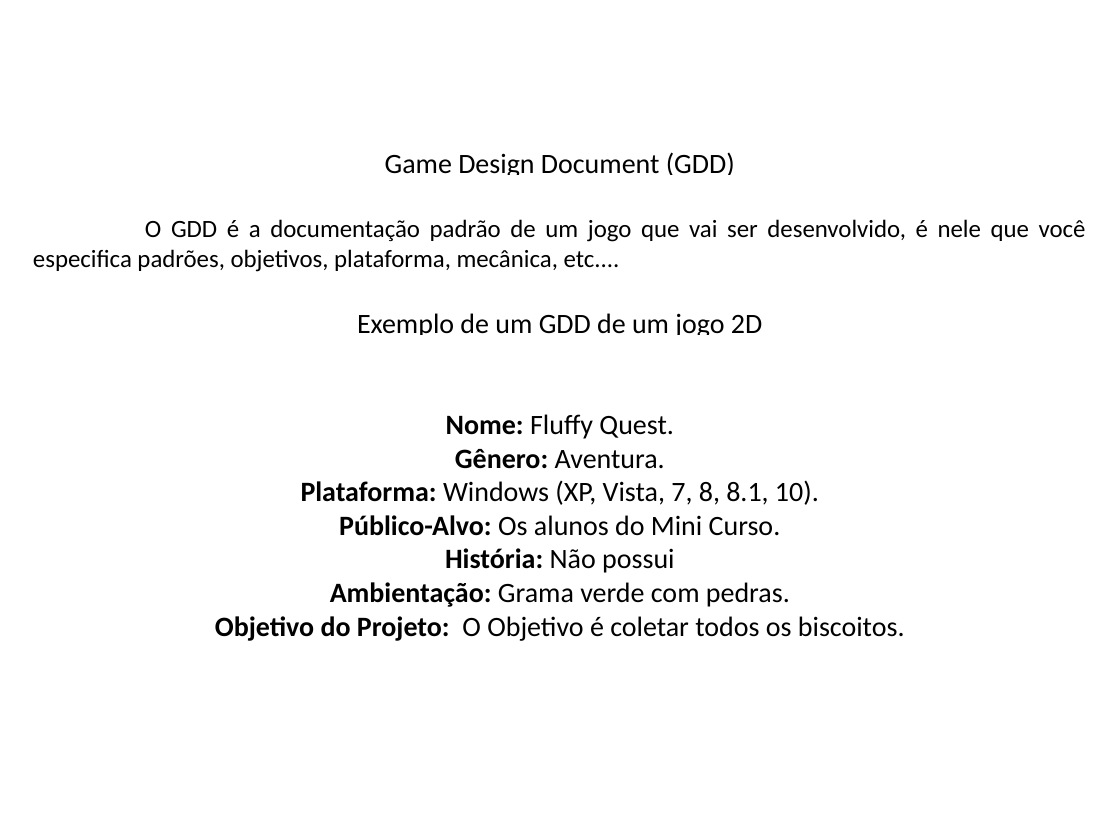
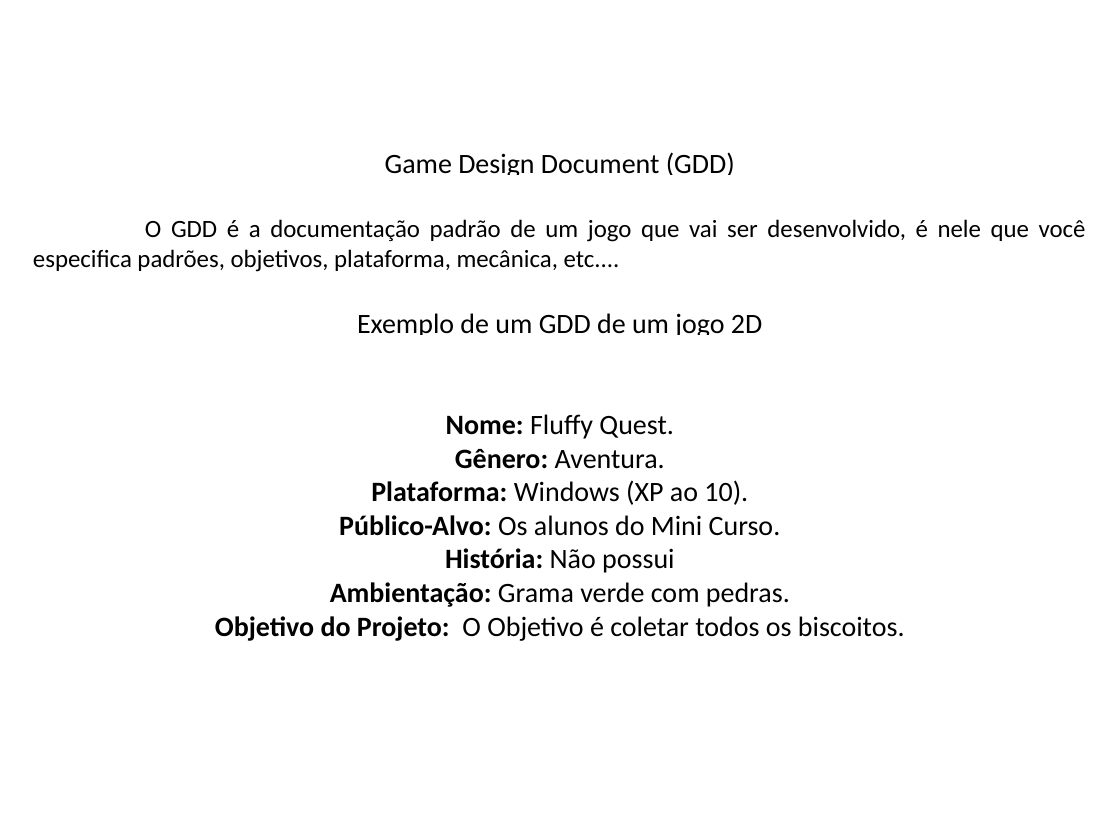
Before and after one commit to GustavoTravnik/MiniCursoIFSudeste, a slide deck: slide 3 of Sequência de Ensino/Começando um Jogo/Slide.pptx. Drawn at 1120x840 pixels with LibreOffice and Linux fonts; fonts in the diff are those of the drawing. Boxes give left, top, right and bottom in pixels: in the first picture for what was removed or moved away, otherwise in the second. Text is boxed around its words. In the diff, an @@ line names an element or a change of style, - is before the commit and + after.

```diff
--- a/Sequência de Ensino/Começando um Jogo/Slide.pptx
+++ b/Sequência de Ensino/Começando um Jogo/Slide.pptx
@@ text at (371,480,748,505): text changed @@
-Plataforma: Windows (XP, Vista, 7, 8, 8.1, 10).
+Plataforma: Windows (XP ao 10).
```
Also in this commit, not shown: 1 other slide changed, 34 other files.
